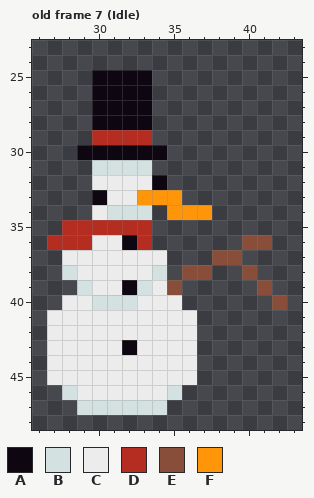
Pixel-art file -- Assets/Enemies/Snowman/T_Snowman.aseprite. That is the earlier state.
64x64 pixels, 9 frames. Shown: old frame 7 (Idle): x 26..43, y 23..48. The commit also changed other frames, which this record leaves out.
Visible layers, top first: "Arm", "Head", "Torso", "Base".
Palette (. is transparent): A #0e0711  B #d3e1e0  C #ececec  D #b52d21  E #884e3a  F #ff9609
Pixels before, old frame 7 (Idle), first column x 27:
25 ...AAAA.........
26 ...AAAA.........
27 ...AAAA.........
28 ...AAAA.........
29 ...DDDD.........
30 ..AAAAAA........
31 ...BBBB.........
32 ...CCCCA........
33 ...ACCFFF.......
34 ...CBBB.FFF.....
35 .DDDDDD.........
36 DDDCCAD......EE.
37 .CCCCCCC...EE...
38 .BCCCCCB.EE..E..
39 ..BCCABCE.....E.
40 .CCBBBCCC......E
41 CCCCCCCCCC......
42 CCCCCCCCCC......
43 CCCCCACCCC......
44 CCCCCCCCCC......
45 CCCCCCCCCC......
46 .BCCCCCCB.......
47 ..BBBBBB........
And afterwards:
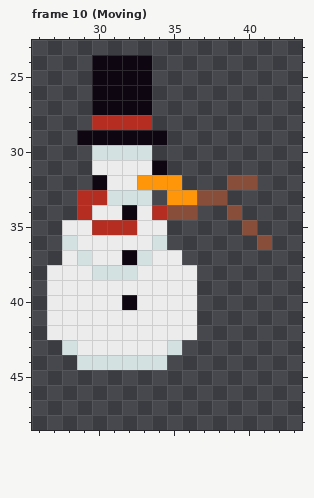
A new or re-ordered frame is compared with the old frame closest to it.
From the commit log: Snowman moving anim
Change:
frames 9 -> 16
Changed rows in their new state; - is an unchanged pixel.
Frame 10 (Moving) is new; against old frame 7 (Idle):
first column x 30:
24 AAAA
first column x 27:
28 ---DDDD---------
29 --AAAAAA--------
30 --.BBBB.--------
31 ---CCCCA--------
32 ---A--FFF---EE--
33 --DDBBB.-FEE----
34 --D-CACDEE.-E---
35 -CC---CC-----E--
36 .BC--CCB-----.--
37 --B--AB-C--..---
38 CC-BBB-CCC.--.--
39 CCC--CC-CC----.-
40 C--CCA---C-----.
43 .B---C--B.------
44 ..BBBBBB..------
45 ..........------
46 -........-------
47 --......--------
Pixel boxes of the changes (left, top, right, bottom) in both pictures:
changed: (47, 55, 287, 415)
